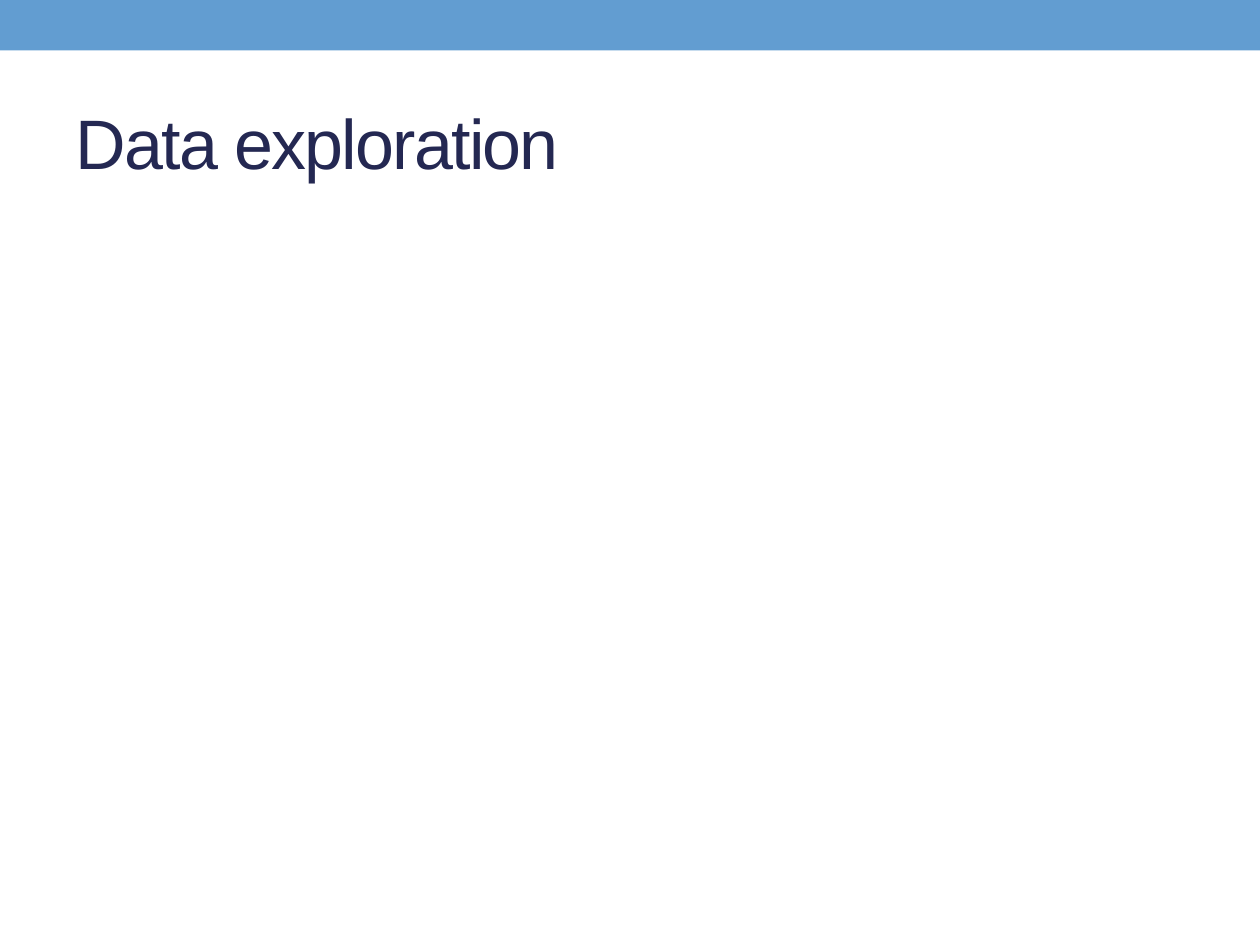
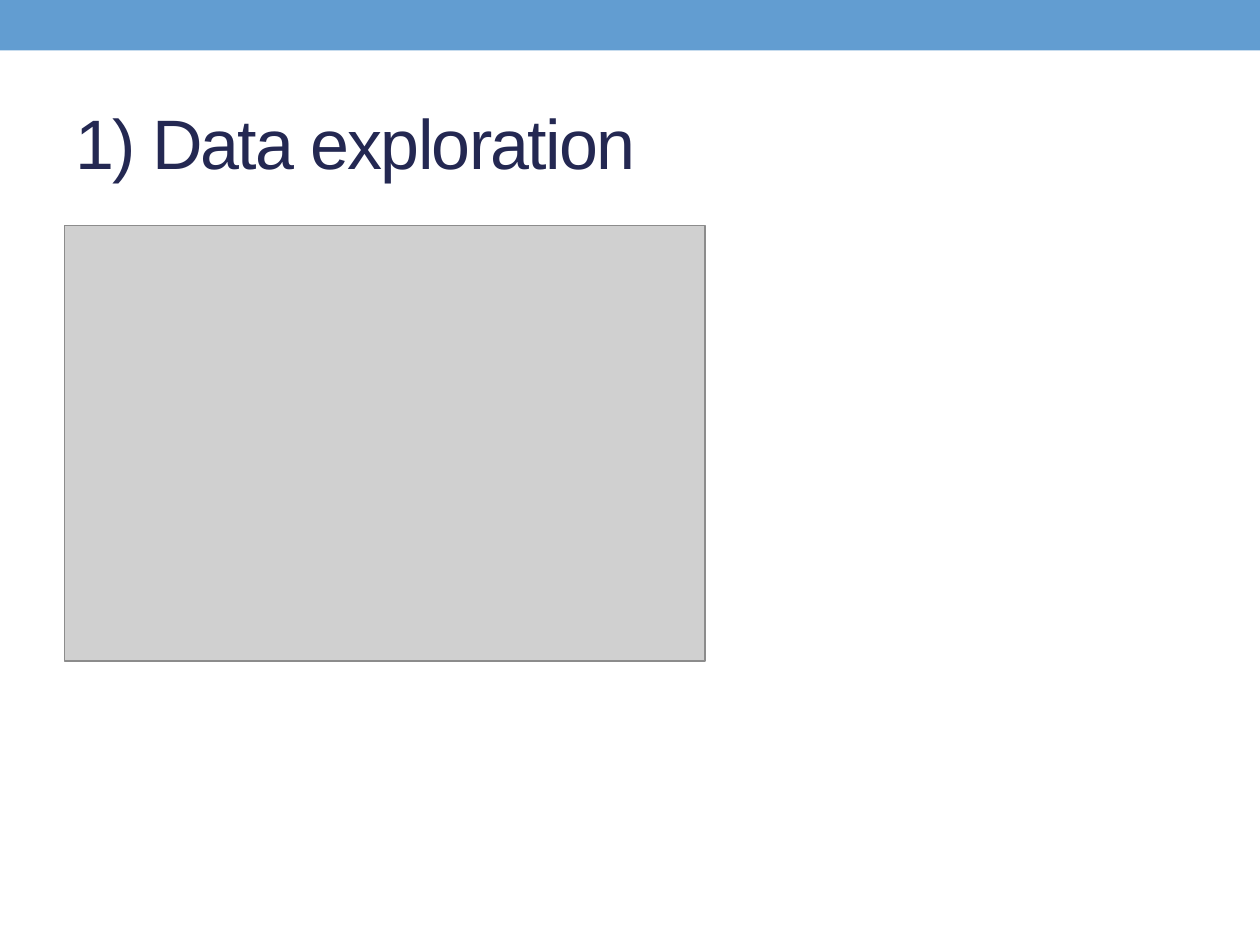
Before and after one commit to Son17/Data-Science-Projects, a slide deck: slide 6 of LG presentation.pptx (slide 4 before the commit). Drawn at 1260x945 pixels with LibreOffice and Linux fonts; fonts in the diff are those of the drawing; grey boxes stand for pictures. Boxes give left, top, right and bottom in pixels: in the first picture for what was removed or moved away, otherwise in the second. Text is boxed around its words. In the diff, an @@ line names an element or a change of style, - is before the commit and + after.

```diff
--- a/LG presentation.pptx
+++ b/LG presentation.pptx
@@ title at [76,118,636,182]: text changed @@
-Data exploration
+1) Data exploration
@@ picture added at [64,226,704,662] @@
```
Also in this commit, not shown: 4 other slides changed, 23 slides added, 3 slides removed.
